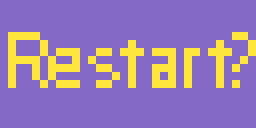
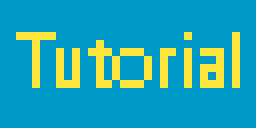
Layer changes from the first 256px x 128px image to the second:
added layer "Tutorial" above "Layer 2" over bbox(16, 32, 240, 88)
added layer "Layer 2" above "Start" over bbox(0, 0, 256, 128)
added layer "Start" above "Layer 1" over bbox(48, 32, 200, 88)
added layer "Layer 1" above "Restart?" over bbox(0, 0, 256, 128)
